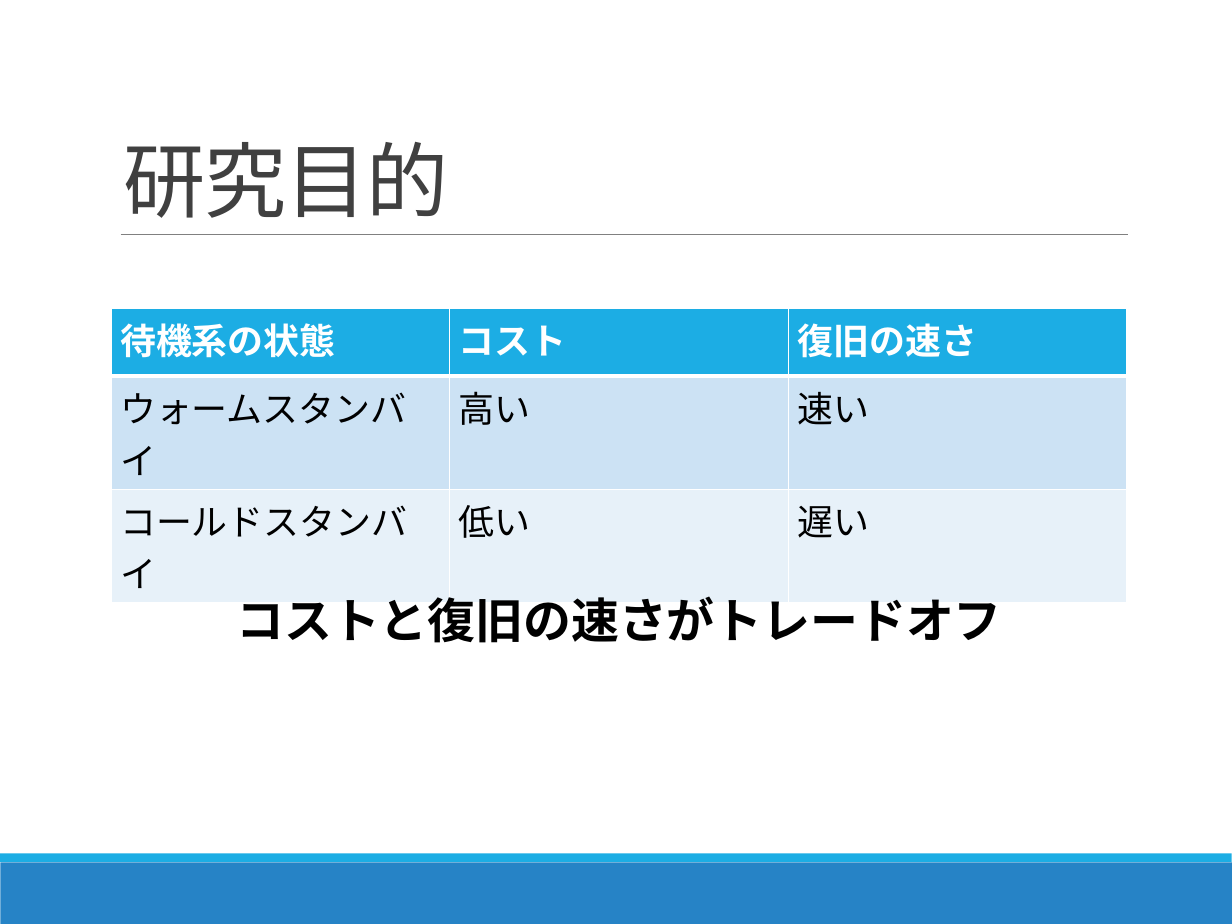
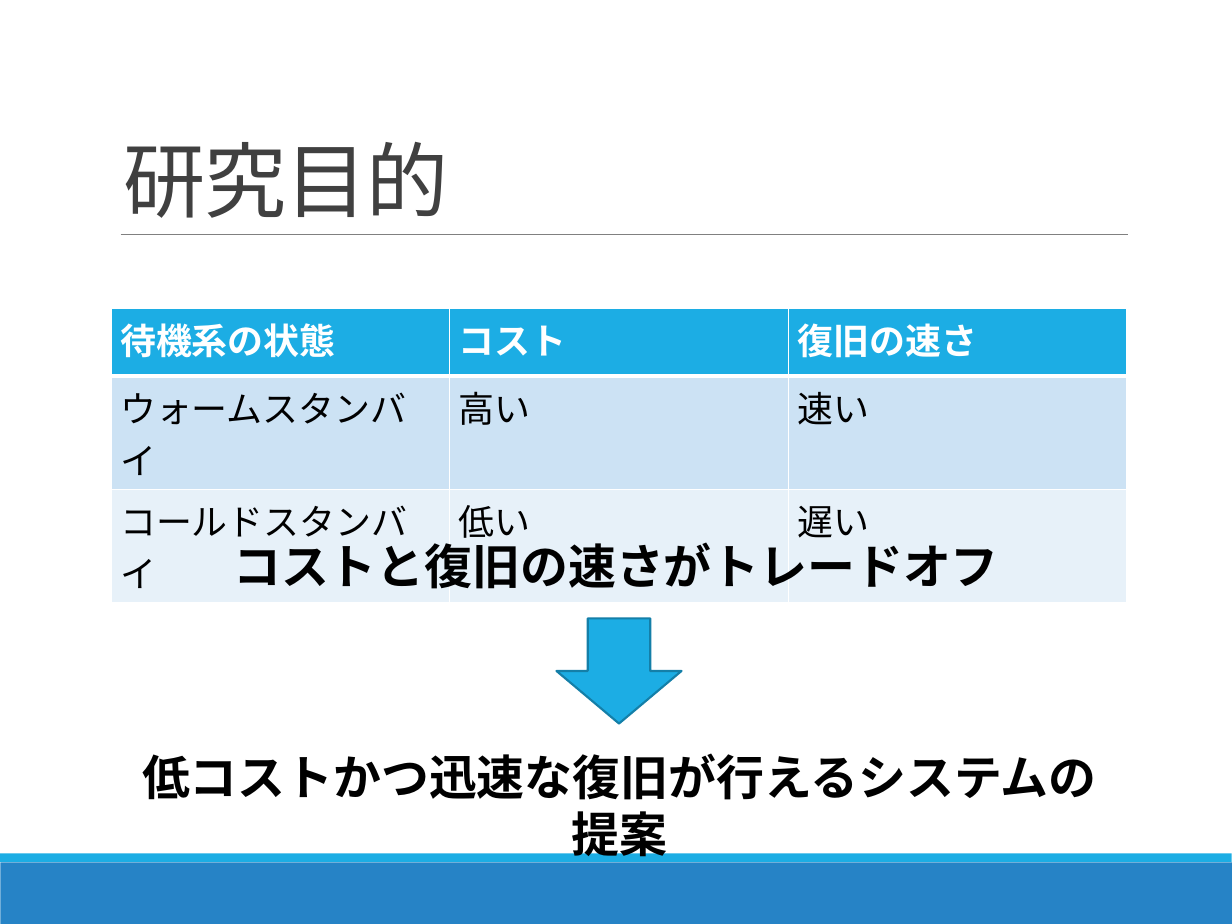
Before and after one commit to Kota0823/Document, a slide deck: slide 7 of 輪講2019-1_鈴木洸太.pptx (slide 9 before the commit). Drawn at 1232x924 pixels with LibreOffice and Linux fonts; fonts in the diff are those of the drawing. Boxes give left, top, right and bottom in pixels: in the first picture for what was removed or moved away, otherwise in the second. Text is boxed around its words. In the diff, an @@ line names an element or a change of style, - is before the commit and + after.

```diff
--- a/輪講2019-1_鈴木洸太.pptx
+++ b/輪講2019-1_鈴木洸太.pptx
@@ text "コストと復旧の速さがトレードオフ" rewrapped from (236,596,1002,643) to (233,535,999,589) @@
@@ down arrow added at (557,618,683,723), fill #1CADE4, outline #1580A9 1.25 pt @@
@@ text added at (142,753,1096,800), 28 pt, text #000000, bold @@
+低コストかつ迅速な復旧が行えるシステムの提案
```
Also in this commit, not shown: 9 other slides changed, 2 other files.
